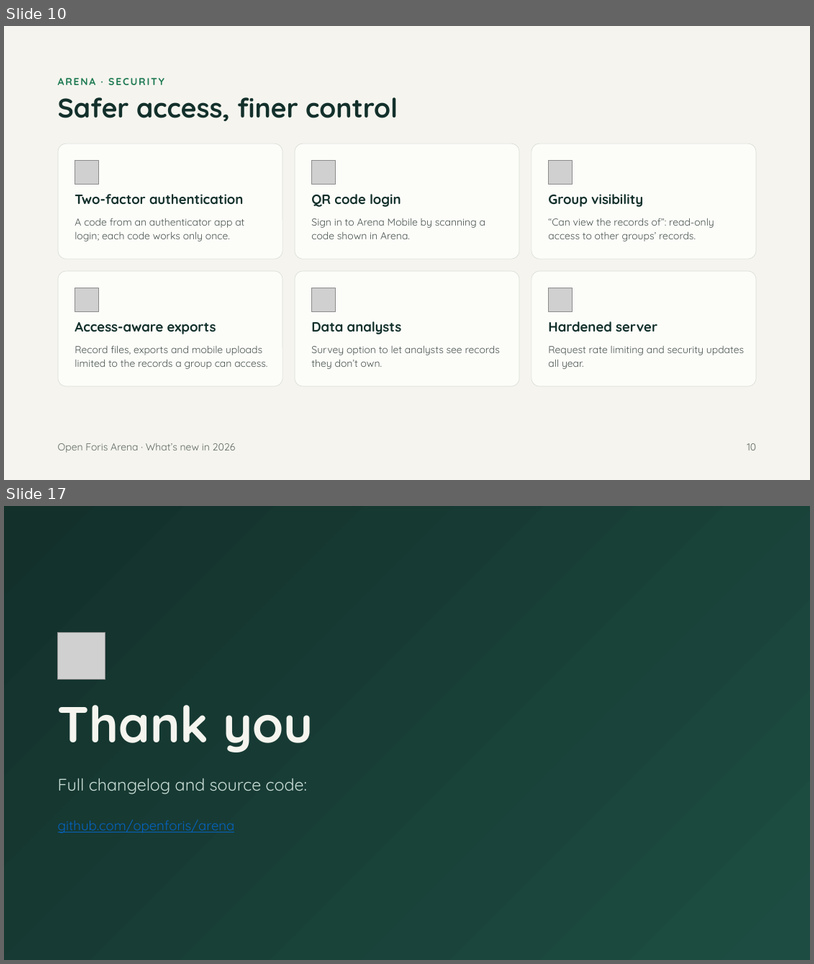
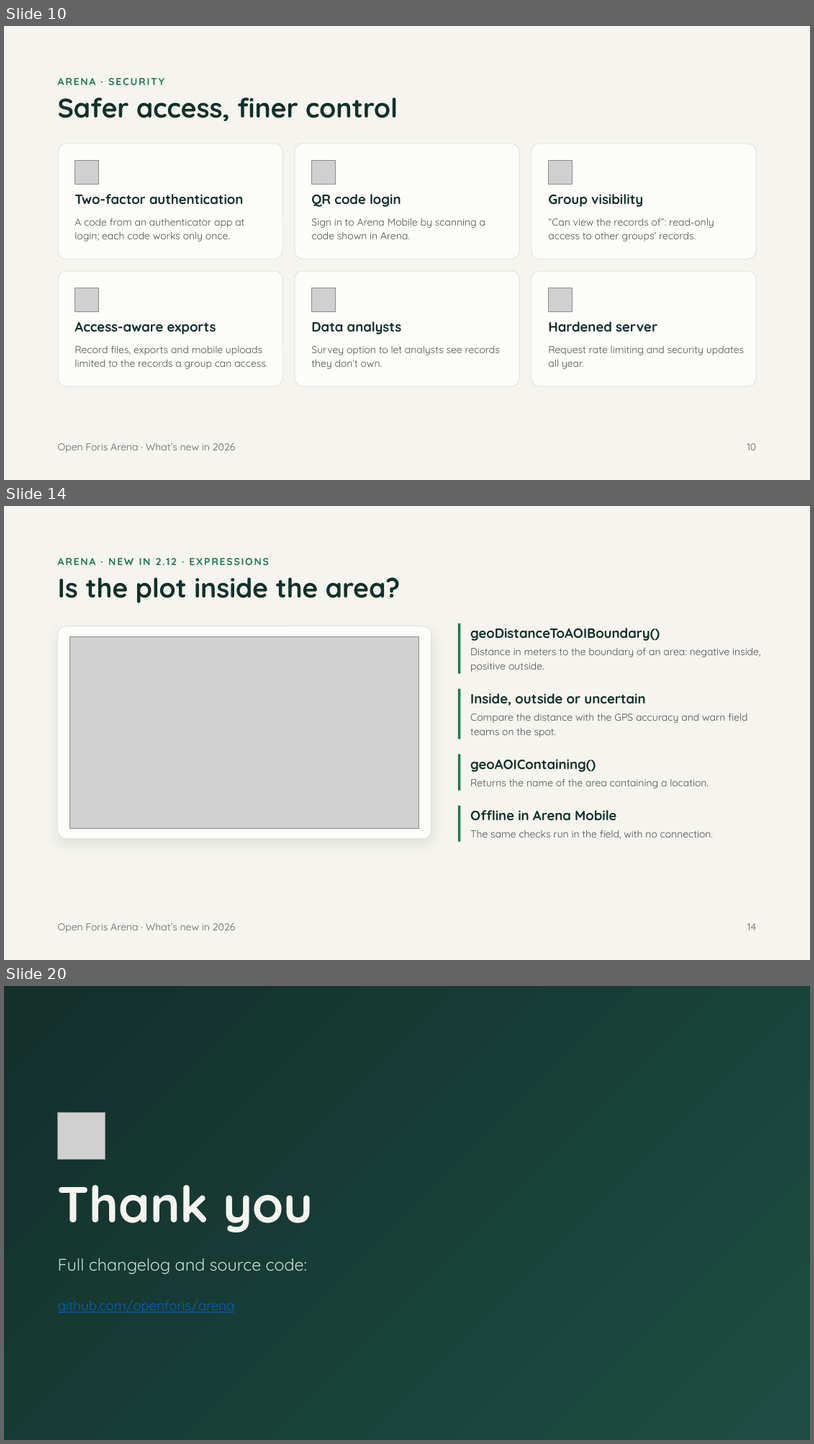
Before and after one commit to openforis/arena, a slide deck: docs/whats-new-2026/arena-whats-new-2026.pptx. Shown one above the other, each under a label of ours: slides 10 and 17 before the commit, slides 10, 14 and 20 after it; the slides between them are not shown. The pictures are 814x964 and 814x1444 pixels, drawn with LibreOffice and Linux fonts; fonts in the diff are those of the drawing; grey boxes stand for pictures. Boxes give left, top, right and bottom in pixels: in the first picture for what was removed or moved away, otherwise in the second. Text is boxed around its words. In the diff, an @@ line names an element or a change of style, - is before the commit and + after.

```diff
--- a/docs/whats-new-2026/arena-whats-new-2026.pptx
+++ b/docs/whats-new-2026/arena-whats-new-2026.pptx
@@ slide 14 added at <box>4,506,810,960</box>, background #F5F4EE @@
@@ text added at <box>58,558,268,565</box>, 12 pt, text #1E7A52, bold @@
+ARENA · NEW IN 2.12 · EXPRESSIONS
@@ title added at <box>58,577,400,603</box>, 32 pt, text #13302B, bold @@
+Is the plot inside the area?
@@ rounded rectangle added at <box>58,626,431,839</box>, fill #FCFCF9, outline #D6DCD4 0.5 pt @@
@@ line added from (460, 623) to (460, 674), #1E7A52 3 pt @@
@@ text added at <box>471,628,660,641</box>, 16 pt, text #13302B, bold @@
+geoDistanceToAOIBoundary()
@@ picture added at <box>70,636,419,828</box> @@
@@ text added at <box>471,648,761,672</box>, 12 pt, text #4A5550 @@
+Distance in meters to the boundary of an area: negative inside, positive outside.
@@ line added from (460, 689) to (460, 739), #1E7A52 3 pt @@
@@ text added at <box>471,693,646,705</box>, 16 pt, text #13302B, bold @@
+Inside, outside or uncertain
@@ text added at <box>471,713,748,737</box>, 12 pt, text #4A5550 @@
+Compare the distance with the GPS accuracy and warn field teams on the spot.
@@ line added from (460, 754) to (460, 790), #1E7A52 3 pt @@
@@ text added at <box>471,759,596,772</box>, 16 pt, text #13302B, bold @@
+geoAOIContaining()
@@ text added at <box>471,778,709,788</box>, 12 pt, text #4A5550 @@
+Returns the name of the area containing a location.
@@ line added from (460, 806) to (460, 841), #1E7A52 3 pt @@
@@ text added at <box>471,810,617,820</box>, 16 pt, text #13302B, bold @@
+Offline in Arena Mobile
@@ text added at <box>471,829,713,839</box>, 12 pt, text #4A5550 @@
+The same checks run in the field, with no connection.
@@ text added at <box>58,923,236,932</box>, 12 pt, text #5E6863 @@
+Open Foris Arena · What’s new in 2026
@@ text added at <box>748,923,756,930</box>, 12 pt, text #5E6863 @@
+14
@@ what was slide 17 is now slide 20 @@
```
Also in this commit, not shown: 7 slides changed, 2 other slides added, 1 other file.
